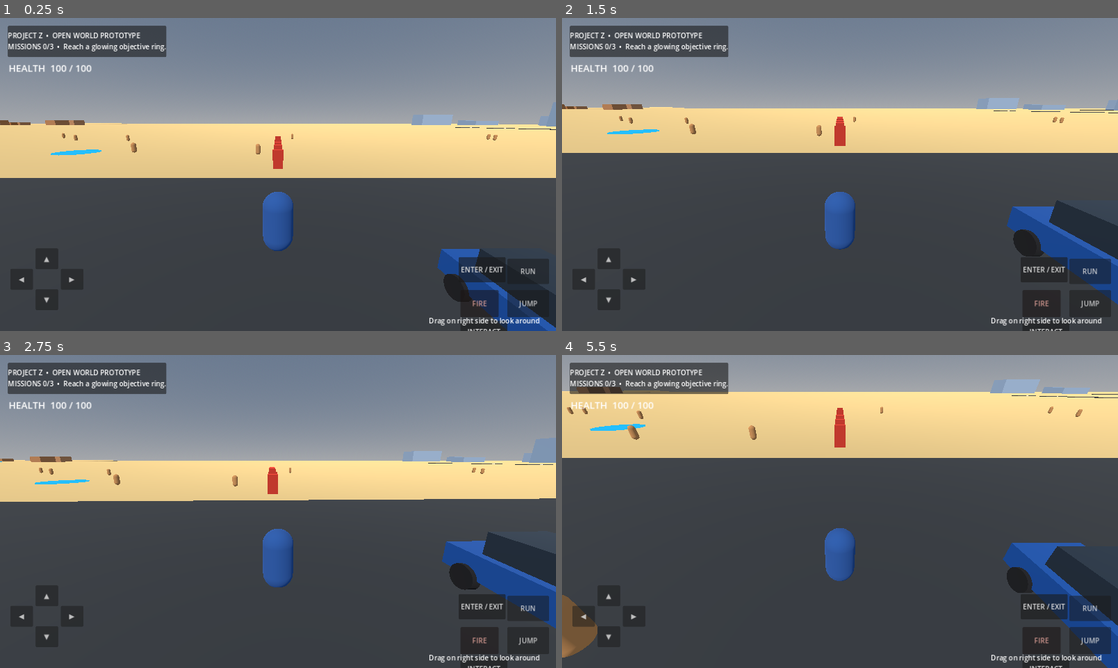
Above: before the commit, frames 1-4 (two rows, left to right).
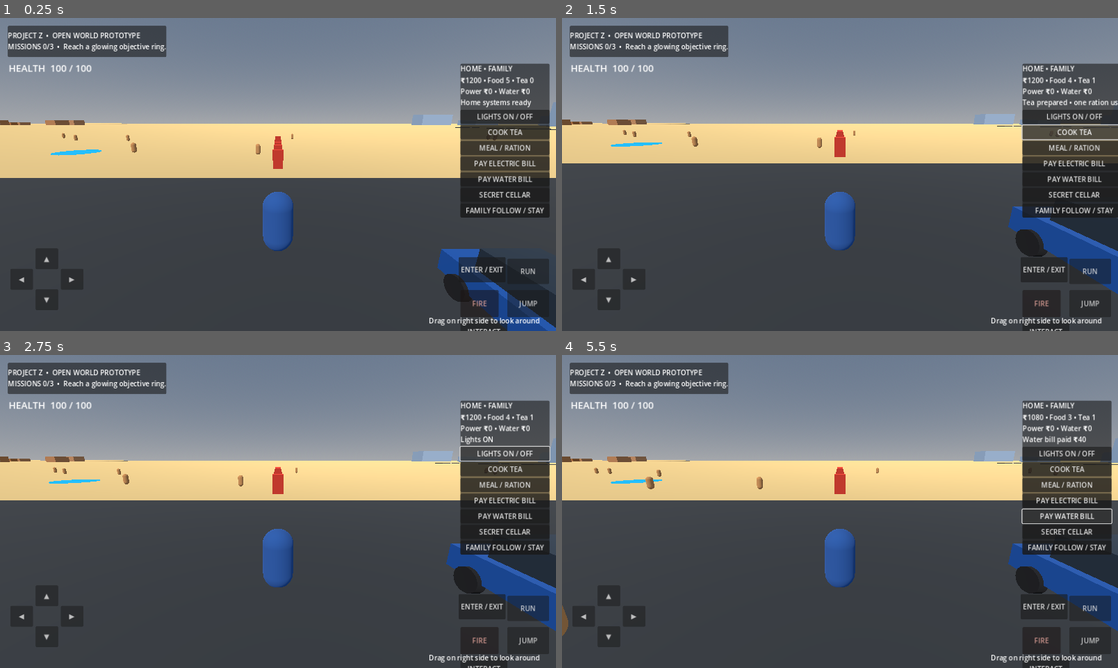
Above: after the commit, the same moments.

Repository: gyarasigujjar57-ops/ProjectZ-OpenWorld
Game: Godot game, scene res://scenes/Main.tscn
The game is run twice, just before and just after one commit, with the same random seed, the same clock (stepped at 60 frames per second) and the same inputs.
Inputs (mouse positions are in pixels of both pictures, inside the frame that each line leads up to):
- Up to frame 1 (0.25 s): no input
- Up to frame 2 (1.5 s): click (1067, 118) at 0.5 s, where only the run after the commit has a clickable "LIGHTS ON / OFF"; click (1067, 133) at 1.25 s, where only the run after the commit has a clickable "COOK TEA"
- Up to frame 3 (2.75 s): click (511, 455) at 2 s, where only the run after the commit has a clickable "LIGHTS ON / OFF"
- Up to frame 4 (5.5 s): click (1067, 486) at 2.75 s, where only the run after the commit has a clickable "MEAL / RATION"; click (1079, 455) at 3.5 s, where only the run after the commit has a clickable "LIGHTS ON / OFF"; click (1067, 502) at 4.25 s, where only the run after the commit has a clickable "PAY ELECTRIC BILL"; click (1067, 517) at 5 s, where only the run after the commit has a clickable "PAY WATER BILL"

The runs differ from the first frame. In frame 1, 7.6% of the frame differs, in the area x 82-99%, y 14-64%; in frame 2, 17%; in frame 3, 8.9%; in frame 4, 50%, in the area x 0-100%, y 0-100%.

Commit message:
Add integrated household lights, bills, food, tea and secret cellar gameplay

Diff:
--- a/scripts/main.gd
+++ b/scripts/main.gd
@@ -13,6 +13,7 @@
 	_make_ground()
 	_make_regions()
 	_make_home_compound()
+	_make_home_systems()
 	_make_roads()
 	_make_targets()
 	_make_vehicle()
@@ -21,6 +22,7 @@
 	_make_service_locations()
 	_make_player()
 	_make_ui()
+	_make_home_ui()
 
 func _make_environment() -> void:
 	var env := WorldEnvironment.new()
@@ -425,3 +427,135 @@
 		_home_box(person, "Beard", Vector3(0, 1.59, 0.19), Vector3(0.24, 0.16, 0.08), hair, false)
 	if long_hair:
 		_home_box(person, "LongHairBack", Vector3(0, 1.76, -0.19), Vector3(0.36, 0.45, 0.13), hair, false)
+
+
+# Household gameplay: working lights, hidden cellar, pantry, cooking and bills.
+var home_lights_on := true
+var home_power_bill := 0
+var home_water_bill := 0
+var home_food_servings := 5
+var home_tea_cups := 0
+var home_cash := 1200
+var home_status_label: Label
+var home_light_nodes: Array[OmniLight3D] = []
+
+func _make_home_systems() -> void:
+	var home := get_node_or_null("WalkableFamilyHome")
+	if home == null:
+		return
+	var stone := _home_material(Color(0.40, 0.34, 0.27))
+	var wood := _home_material(Color(0.24, 0.16, 0.10))
+	# A concealed stair route descends behind the house into a below-ground ration cellar.
+	_home_box(home, "HiddenCellarHatch", Vector3(-4.4, 0.18, -5.65), Vector3(1.8, 0.12, 1.2), wood, true)
+	_home_box(home, "CellarFloor", Vector3(-3.0, -3.7, -8.8), Vector3(7.0, 0.22, 6.0), stone, true)
+	_home_box(home, "CellarBackWall", Vector3(-3.0, -2.0, -11.7), Vector3(7.0, 3.5, 0.2), stone, true)
+	_home_box(home, "CellarLeftWall", Vector3(-6.4, -2.0, -8.8), Vector3(0.2, 3.5, 6.0), stone, true)
+	_home_box(home, "CellarRightWall", Vector3(0.4, -2.0, -8.8), Vector3(0.2, 3.5, 6.0), stone, true)
+	for i in range(7):
+		_home_box(home, "CellarStep_%02d" % i, Vector3(-4.4, -0.12 - i * 0.48, -5.9 - i * 0.7), Vector3(1.5, 0.24, 0.78), wood, true)
+	_home_box(home, "CellarShelf", Vector3(-5.4, -2.8, -9.5), Vector3(0.25, 1.5, 3.0), wood, false)
+	for i in range(4):
+		_home_box(home, "RationSack_%d" % i, Vector3(-4.7 + float(i % 2) * 0.75, -3.1, -10.0 + float(i / 2) * 0.8), Vector3(0.48, 0.65, 0.45), _home_material(Color(0.67, 0.55, 0.32)), false)
+	for data in [[Vector3(-3.2, 2.5, 0.0), 5.5], [Vector3(3.6, 2.5, -2.0), 4.5], [Vector3(-3.2, 5.4, -1.0), 4.5], [Vector3(-3.0, -2.2, -8.5), 3.5]]:
+		var light := OmniLight3D.new()
+		light.name = "HouseLamp"
+		light.position = data[0]
+		light.light_color = Color(1.0, 0.78, 0.48)
+		light.light_energy = 1.25
+		light.omni_range = data[1]
+		home.add_child(light)
+		home_light_nodes.append(light)
+	_home_box(home, "ElectricMeter", Vector3(6.15, 1.2, 3.0), Vector3(0.25, 0.55, 0.42), _home_material(Color(0.18, 0.22, 0.24)), false)
+	_home_box(home, "WaterTapStand", Vector3(7.0, 0.55, -1.2), Vector3(0.2, 1.1, 0.2), _home_material(Color(0.42, 0.55, 0.61)), false)
+	_home_box(home, "WaterDrum", Vector3(7.0, 0.55, -2.0), Vector3(0.9, 1.1, 0.9), _home_material(Color(0.14, 0.36, 0.48)), false)
+
+func _make_home_ui() -> void:
+	var layer := CanvasLayer.new()
+	layer.name = "HouseholdControls"
+	layer.layer = 3
+	add_child(layer)
+	var panel := PanelContainer.new()
+	panel.set_anchors_preset(Control.PRESET_TOP_RIGHT)
+	panel.position = Vector2(-220, 105)
+	panel.custom_minimum_size = Vector2(205, 310)
+	layer.add_child(panel)
+	var stack := VBoxContainer.new()
+	panel.add_child(stack)
+	var heading := Label.new()
+	heading.text = "HOME • FAMILY"
+	stack.add_child(heading)
+	home_status_label = Label.new()
+	stack.add_child(home_status_label)
+	_add_home_button(stack, "LIGHTS ON / OFF", _toggle_home_lights)
+	_add_home_button(stack, "COOK TEA", _cook_home_tea)
+	_add_home_button(stack, "MEAL / RATION", _eat_home_food)
+	_add_home_button(stack, "PAY ELECTRIC BILL", _pay_power_bill)
+	_add_home_button(stack, "PAY WATER BILL", _pay_water_bill)
+	_add_home_button(stack, "SECRET CELLAR", _toggle_cellar_hint)
+	_add_home_button(stack, "FAMILY FOLLOW / STAY", _command_family)
+	_refresh_home_status("Home systems ready")
+
+func _add_home_button(parent: VBoxContainer, caption: String, action: Callable) -> void:
+	var button := Button.new()
+	button.text = caption
+	button.custom_minimum_size = Vector2(180, 32)
+	button.pressed.connect(action)
+	parent.add_child(button)
+
+func _refresh_home_status(message: String = "") -> void:
+	if home_status_label != null:
+		home_status_label.text = "₹%d • Food %d • Tea %d\nPower ₹%d • Water ₹%d\n%s" % [home_cash, home_food_servings, home_tea_cups, home_power_bill, home_water_bill, message]
+
+func _toggle_home_lights() -> void:
+	home_lights_on = not home_lights_on
+	for light in home_light_nodes:
+		if is_instance_valid(light):
+			light.visible = home_lights_on
+	_refresh_home_status("Lights " + ("ON" if home_lights_on else "OFF"))
+
+func _cook_home_tea() -> void:
+	if home_food_servings <= 0:
+		_refresh_home_status("Pantry empty — buy ration first")
+		return
+	home_food_servings -= 1
+	home_tea_cups += 1
+	_refresh_home_status("Tea prepared • one ration used")
+
+func _eat_home_food() -> void:
+	if home_food_servings <= 0:
+		home_cash -= 100
+		home_food_servings += 5
+		_refresh_home_status("Bought five ration portions for ₹100")
+	else:
+		home_food_servings -= 1
+		_refresh_home_status("Meal served • food stock updated")
+
+func _pay_power_bill() -> void:
+	if home_cash < 80:
+		_refresh_home_status("Not enough cash for electric bill")
+		return
+	home_cash -= 80
+	home_power_bill = 0
+	_refresh_home_status("Electricity bill paid ₹80")
+
+func _pay_water_bill() -> void:
+	if home_cash < 40:
+		_refresh_home_status("Not enough cash for water bill")
+		return
+	home_cash -= 40
+	home_water_bill = 0
+	_refresh_home_status("Water bill paid ₹40")
+
+func _toggle_cellar_hint() -> void:
+	if is_instance_valid(player):
+		player.global_position = Vector3(-26.4, 0.8, 13.0)
+		player.velocity = Vector3.ZERO
+	_refresh_home_status("Hidden steps are behind the house")
+
+func _command_family() -> void:
+	var following := false
+	for member in get_tree().get_nodes_in_group("family_members"):
+		if is_instance_valid(member):
+			member.set_meta("follow_player", not bool(member.get_meta("follow_player", false)))
+			following = bool(member.get_meta("follow_player", false))
+	_refresh_home_status("Family command: " + ("FOLLOW" if following else "STAY HOME"))
